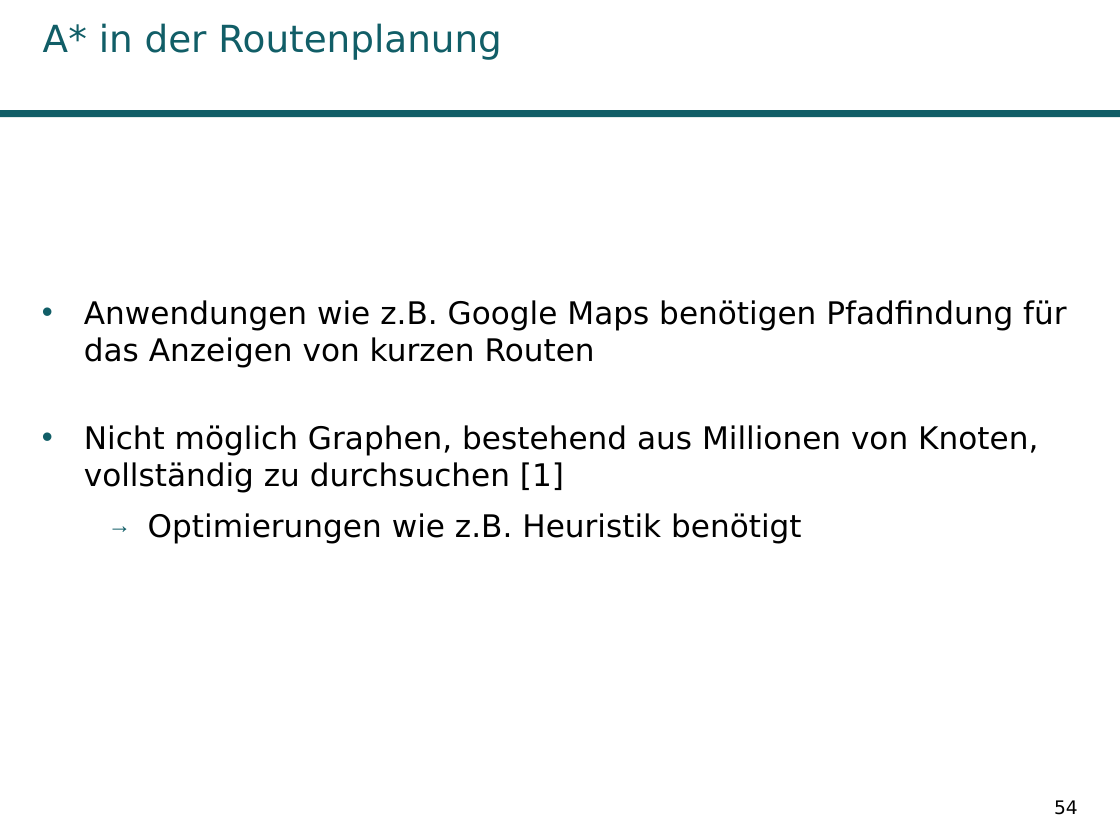
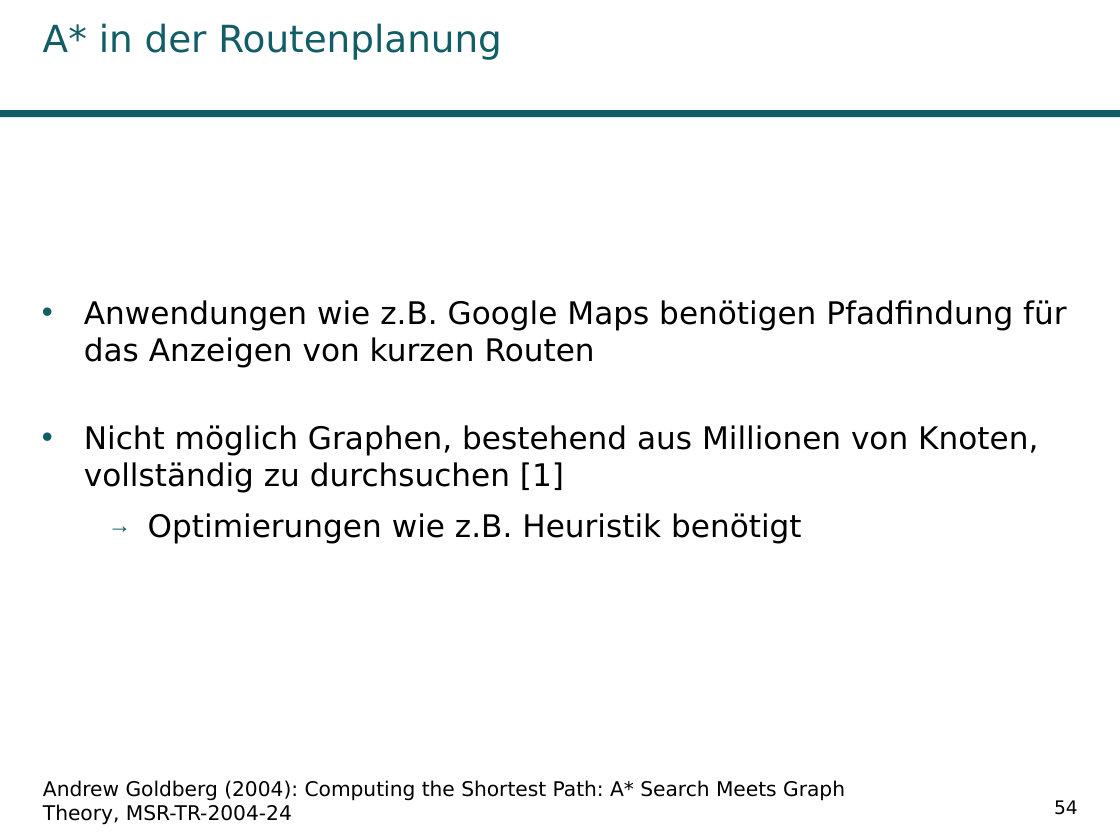
Before and after one commit to Kage0x3B/wissenschaftliches-arbeiten-praesentation, a slide deck: slide 54 of Präsentation Pfadplanungsalgorithmen.odp. Drawn at 1120x840 pixels with LibreOffice and Linux fonts; fonts in the diff are those of the drawing; background and template pictures are left out. Boxes give left, top, right and bottom in pixels: in the first picture for what was removed or moved away, otherwise in the second. Text is boxed around its words. In the diff, an @@ line names an element or a change of style, - is before the commit and + after.

```diff
--- a/Präsentation Pfadplanungsalgorithmen.odp
+++ b/Präsentation Pfadplanungsalgorithmen.odp
@@ text added at (43,780,845,825), 13 pt, text #000000 @@
+Andrew Goldberg (2004): Computing the Shortest Path: A* Search Meets Graph Theory, MSR-TR-2004-24
```
Also in this commit, not shown: 12 other slides changed, 1 other file.
